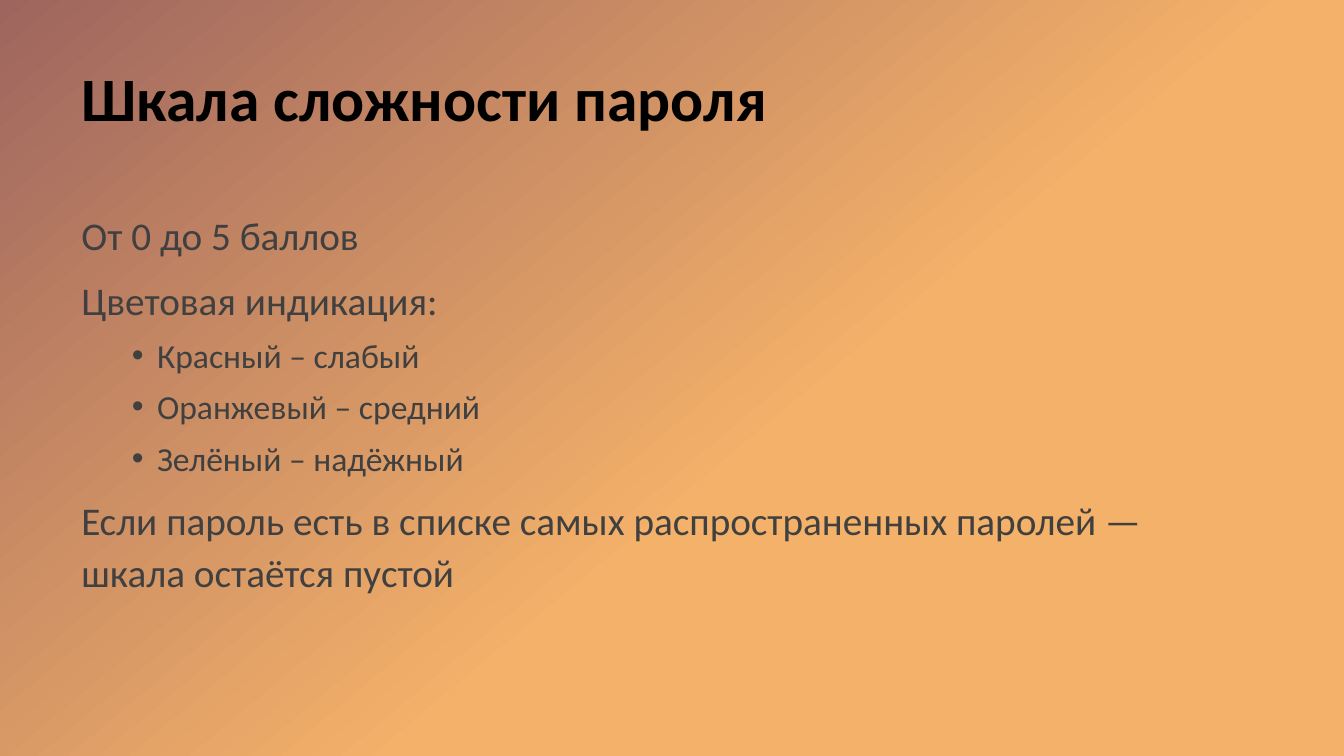
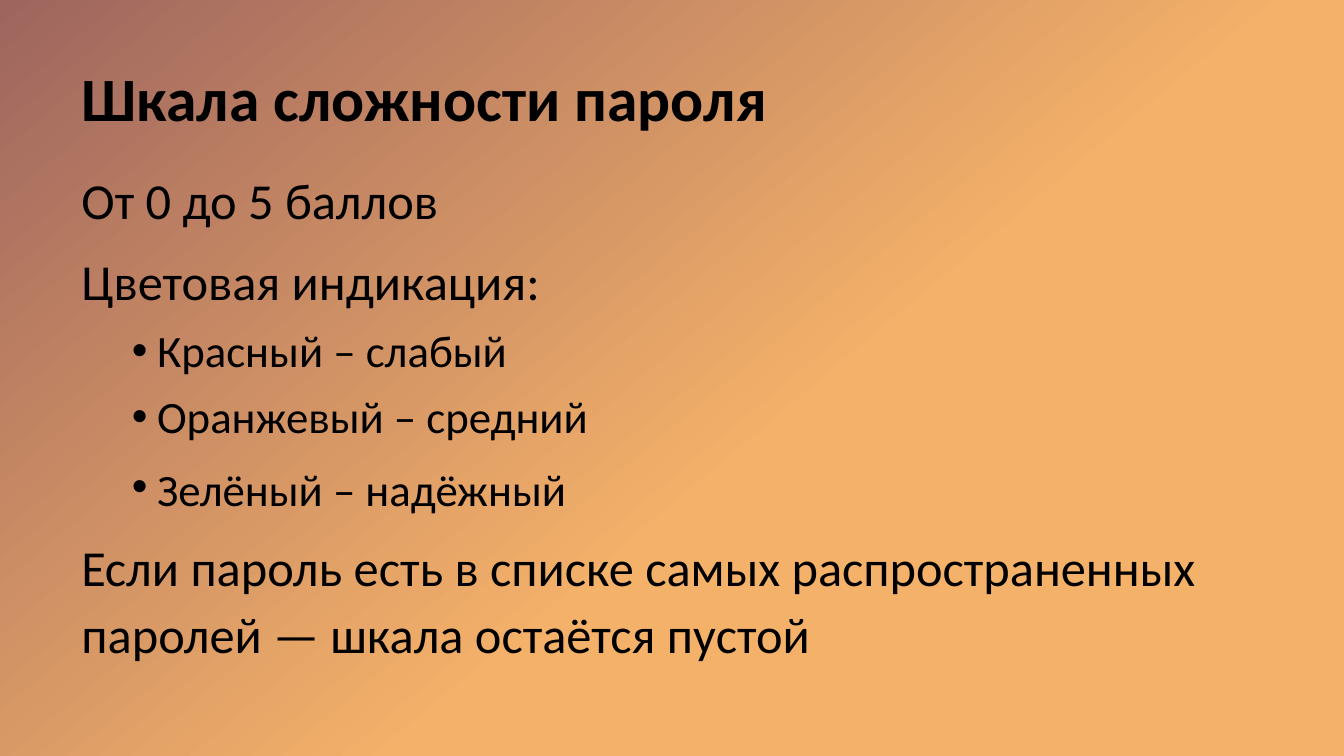
Before and after one commit to andretabunov/check_your_password, a slide deck: slide 6 of Презентация 1.pptx. Drawn at 1344x756 pixels with LibreOffice and Linux fonts; fonts in the diff are those of the drawing. Boxes give left, top, right and bottom in pixels: in the first picture for what was removed or moved away, otherwise in the second. Text is boxed around its words. In the diff, an @@ line names an element or a change of style, - is before the commit and + after.

```diff
--- a/Презентация 1.pptx
+++ b/Презентация 1.pptx
@@ text "От 0 до 5 баллов": place and size @@
-text "От 0 до 5 баллов" at (81,223,1096,594)
+text "От 0 до 5 баллов" at (81,184,1196,661)
@@ text "От 0 до 5 баллов" at (81,184,1196,661): size 28 to 36 pt in "От 0 до 5 баллов", "Цветовая индикация:", "Если пароль есть в списке самых распространенных ..."; text colour #404040 to #000000; size 24 to 32 pt in "Красный – слабый", "Оранжевый – средний", "Зелёный – надёжный" @@
```
Also in this commit, not shown: 8 other slides changed.
